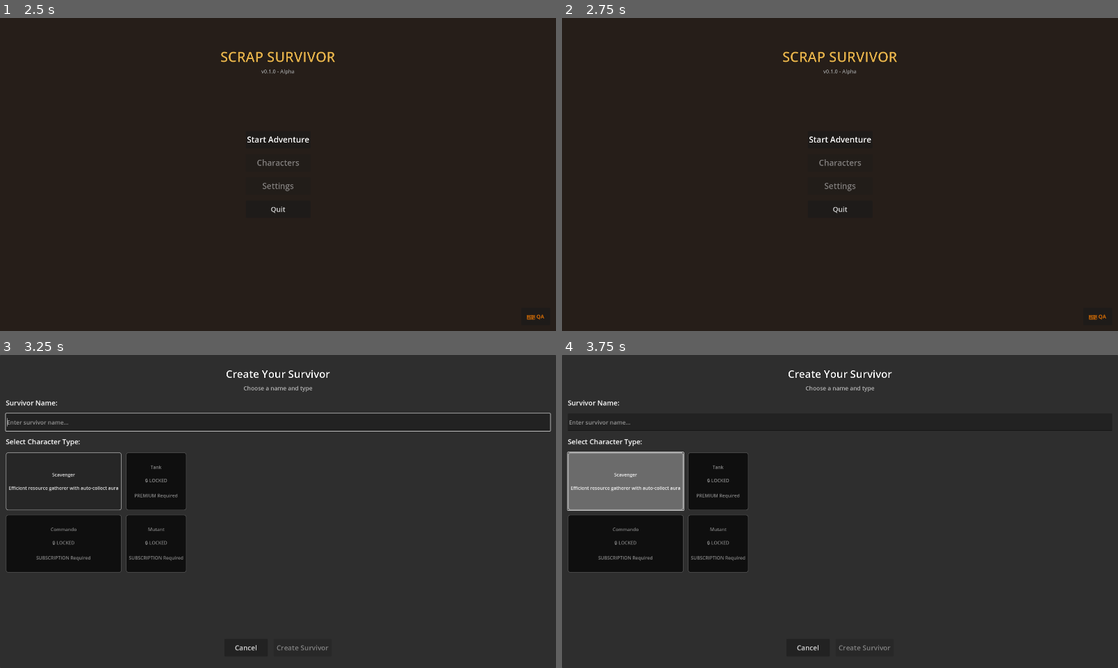
Above: before the commit, frames 1-4 (two rows, left to right).
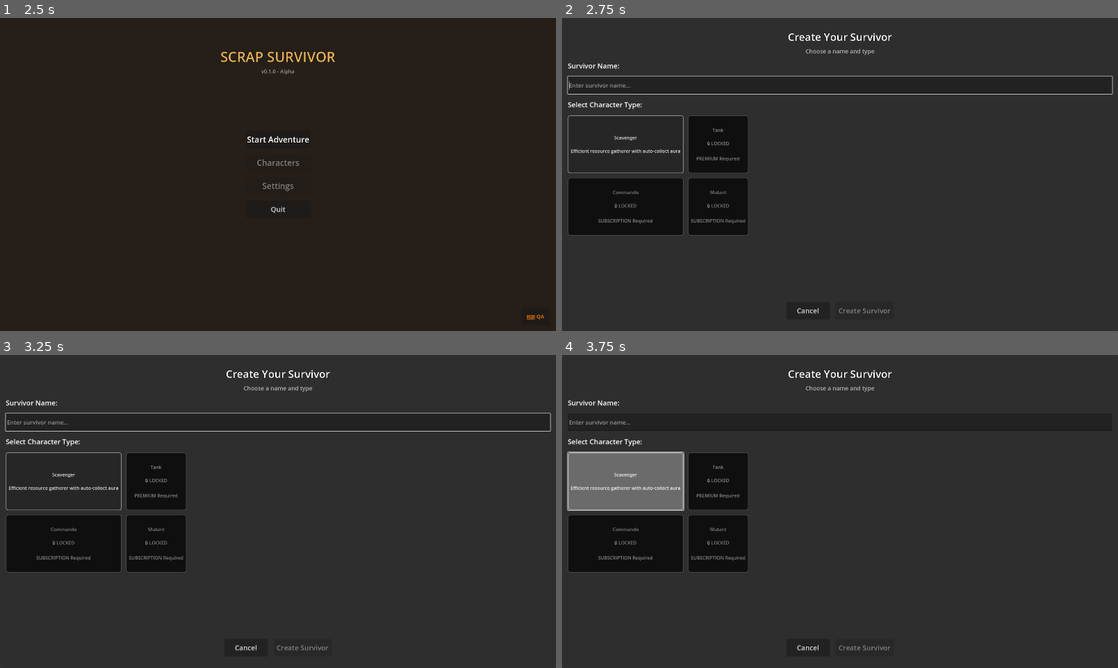
Above: after the commit, the same moments.

Repository: alanjayspector/scrap-survivor-godot
Game: Godot game, scene res://scenes/hub/scrapyard.tscn
The game is run twice, just before and just after one commit, with the same random seed, the same clock (stepped at 60 frames per second) and the same inputs. Sound files missing from this copy of the repository are replaced by a short silence.
Inputs (mouse positions are in pixels of both pictures, inside the frame that each line leads up to):
- Up to frame 1 (2.5 s): click "Start Adventure" at 0.5 s; click (278, 83) at 1.27 s; type "Alex" at 1.35 s; click "Cancel" at 2 s
- Up to frame 2 (2.75 s): no input
- Up to frame 3 (3.25 s): click (278, 477) at 2.75 s, where only the run before the commit has a clickable "Start Adventure"
- Up to frame 4 (3.75 s): click "Scavenger Efficient resource …" at 3.5 s

Frame 1 is identical in both runs. In frame 2, 2.9% of the frame differs, in the area x 0-100%, y 0-100%; in frame 3, less than 0.1%; in frame 4, nothing differs.

Commit message:
remaining work from phase 4

Diff:
--- a/scenes/game/wasteland.gd
+++ b/scenes/game/wasteland.gd
@@ -149,7 +149,15 @@
 	get_tree().paused = false
 	print("[Wasteland] Game unpaused")
 
-	# Week 15 Phase 1: Return to Hub
+	# Week 15 Phase 4: Save character progress before returning to hub
+	print("[Wasteland] Saving character progress...")
+	var save_success = SaveManager.save_all_services()
+	if save_success:
+		GameLogger.info("[Wasteland] Character progress saved successfully")
+	else:
+		GameLogger.error("[Wasteland] Failed to save character progress")
+
+	# Return to Hub
 	get_tree().change_scene_to_file("res://scenes/hub/scrapyard.tscn")
 
 
@@ -407,18 +415,95 @@
 
 	# Add to scene
 	print("[Wasteland] Adding player to scene...")
+	print(
+		"[DIAGNOSTIC] PRE-ADD: Player global_pos=",
+		player_instance.global_position,
+		" Camera global_pos=",
+		camera.global_position,
+		" Camera enabled=",
+		camera.enabled
+	)
 	player_container.add_child(player_instance)
 	print("[Wasteland] Player added to scene tree")
-
-	# Set camera to follow player
-	camera.target = player_instance
-	camera.global_position = player_instance.global_position  # QA Fix: Prevent visual jump
-	camera.enabled = true
-	print("[Wasteland] Camera enabled and set to follow player")
-
-	# Equip default weapon (plasma pistol is FREE tier)
+	print(
+		"[DIAGNOSTIC] POST-ADD: Player global_pos=",
+		player_instance.global_position,
+		" Camera global_pos=",
+		camera.global_position
+	)
+
+	# Wait for player _ready() to complete before setting up camera
 	print("[Wasteland] Waiting for player _ready()...")
 	await get_tree().process_frame  # Wait for player _ready() to complete
+	print(
+		"[DIAGNOSTIC] AFTER-FRAME-WAIT: Player global_pos=",
+		player_instance.global_position,
+		" Camera global_pos=",
+		camera.global_position,
+		" Camera offset=",
+		camera.offset
+	)
+
+	# Set camera to follow player (AFTER player is fully initialized)
+	# QA Fix Phase 4: Prevent visual jump by resetting camera smoothing
+	print(
+		"[Wasteland] Setting up camera - Player position: ",
+		player_instance.global_position,
+		" Camera position before: ",
+		camera.global_position
+	)
+	camera.target = player_instance
+	camera.global_position = player_instance.global_position
+	print(
+		"[DIAGNOSTIC] BEFORE force_update_scroll: Camera offset=",
+		camera.offset,
+		" Camera zoom=",
+		camera.zoom
+	)
+
+	# CRITICAL FIX (from AI research 2025-11-16):
+	# Must call force_update_scroll() BEFORE reset_smoothing()
+	# This updates viewport canvas transform and camera_pos internal variable
+	# Then reset_smoothing() can properly sync smoothed_camera_pos
+	camera.force_update_scroll()  # Update viewport transform first
+	camera.reset_smoothing()  # Then sync smoothed position
+	camera.enabled = true
+
+	print("[DIAGNOSTIC] Camera fix applied: force_update_scroll() → reset_smoothing()")
+	print(
+		"[Wasteland] Camera enabled - Camera position after: ",
+		camera.global_position,
+		" Target: ",
+		camera.target
+	)
+	print(
+		"[DIAGNOSTIC] CAMERA FINAL STATE: pos=",
+		camera.global_position,
+		" offset=",
+		camera.offset,
+		" zoom=",
+		camera.zoom,
+		" enabled=",
+		camera.enabled,
+		" target=",
+		camera.target
+	)
+
+	# Track camera position for next 3 frames to catch the jump
+	for frame_num in range(3):
+		await get_tree().process_frame
+		print(
+			"[DIAGNOSTIC] FRAME ",
+			frame_num + 1,
+			" AFTER ENABLE: Player pos=",
+			player_instance.global_position,
+			" Camera pos=",
+			camera.global_position,
+			" Camera offset=",
+			camera.offset
+		)
+
+	# Equip default weapon (plasma pistol is FREE tier)
 	print("[Wasteland] Equipping plasma_pistol...")
 	var equipped = player_instance.equip_weapon("plasma_pistol")
 	print("[Wasteland] Weapon equipped: ", equipped)
@@ -509,7 +594,15 @@
 	get_tree().paused = false
 	print("[Wasteland] Game unpaused")
 
-	# Week 15 Phase 1: Return to Hub instead of character_selection
+	# Week 15 Phase 4: Save character progress before returning to hub
+	print("[Wasteland] Saving character progress after game over...")
+	var save_success = SaveManager.save_all_services()
+	if save_success:
+		GameLogger.info("[Wasteland] Character progress saved successfully after game over")
+	else:
+		GameLogger.error("[Wasteland] Failed to save character progress after game over")
+
+	# Return to Hub
 	get_tree().change_scene_to_file("res://scenes/hub/scrapyard.tscn")
 
 
@@ -561,6 +654,10 @@
 	GameLogger.info(
 		"Wave completed", {"wave": wave, "wave_kills": wave_kills, "total_kills": total_kills}
 	)
+
+	# Update highest wave record (Week 15 Phase 4)
+	if character_id:
+		CharacterService.update_highest_wave(character_id, wave)
 
 	# Freeze gameplay - disable player
 	if player_instance:
--- a/scripts/hub/scrapyard.gd
+++ b/scripts/hub/scrapyard.gd
@@ -60,14 +60,13 @@
 	)
 
 	# Auto-navigate to character creation on first run (with small delay for UX)
-	# Week 15 Phase 1: Disabled until Phase 2 (character_creation.tscn) is implemented
+	# Week 15 Phase 4: Enabled (Phase 2/3 complete - character_creation.tscn exists)
 	if is_first_run:
 		if is_instance_valid(Analytics):
 			Analytics.first_launch()
-		GameLogger.info("[Hub] First run detected - auto-navigation disabled until Phase 2")
-		# TODO Phase 2: Uncomment this when character_creation.tscn exists
-		# await get_tree().create_timer(0.5).timeout
-		# _launch_first_run_flow()
+		GameLogger.info("[Hub] First run detected - auto-navigating to character creation")
+		await get_tree().create_timer(0.5).timeout
+		_launch_first_run_flow()
 
 
 func _exit_tree() -> void:
--- a/scripts/ui/character_details_panel.gd
+++ b/scripts/ui/character_details_panel.gd
@@ -66,8 +66,16 @@
 	var total_kills = character.get("total_kills", 0)
 	var highest_wave = character.get("highest_wave", 0)
 	var death_count = character.get("death_count", 0)
+
+	# Currency (Week 15 Phase 4)
+	var currency = character.get("starting_currency", {})
+	var scrap = currency.get("scrap", 0)
+	var nanites = currency.get("nanites", 0)
+	var components = currency.get("components", 0)
+
 	records_label.text = (
-		"Total Kills: %d\nHighest Wave: %d\nDeaths: %d" % [total_kills, highest_wave, death_count]
+		"Total Kills: %d\nHighest Wave: %d\nDeaths: %d\n\nCurrency:\nScrap: %d\nNanites: %d\nComponents: %d"
+		% [total_kills, highest_wave, death_count, scrap, nanites, components]
 	)
 
 	# Show panel
Not shown, added: scripts/tests/ui/first_run_flow_integration_test.gd.uid
Not shown, added: docs/godot-camera-research-2025-11-16.md
Not shown, changed: docs/migration/week15-implementation-plan.md
